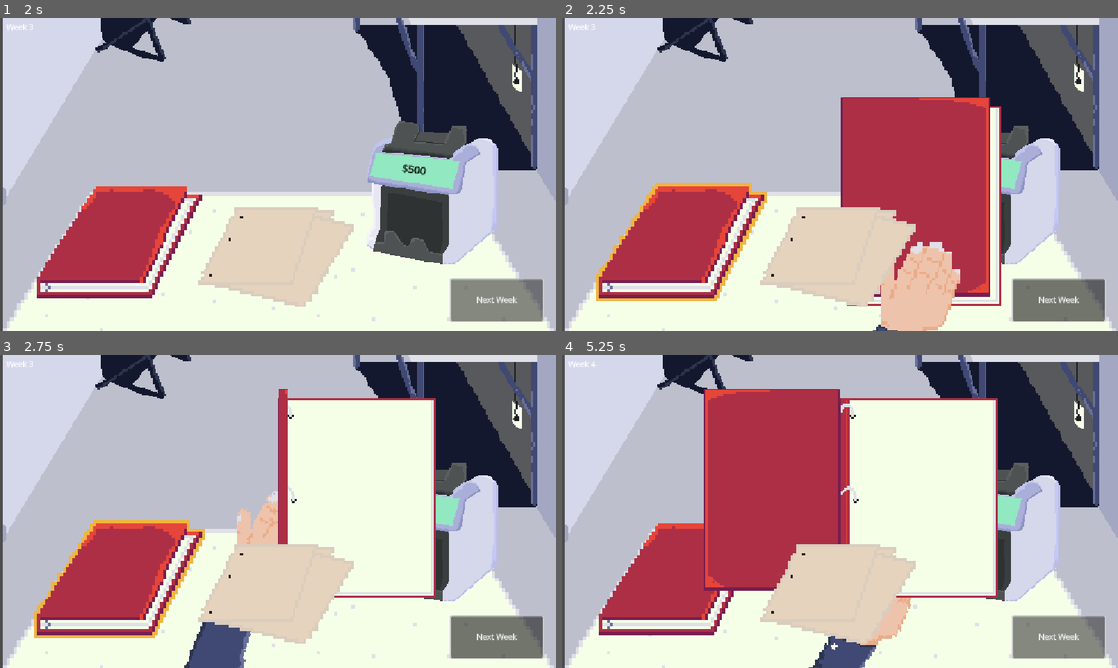
Above: before the commit, frames 1-4 (two rows, left to right).
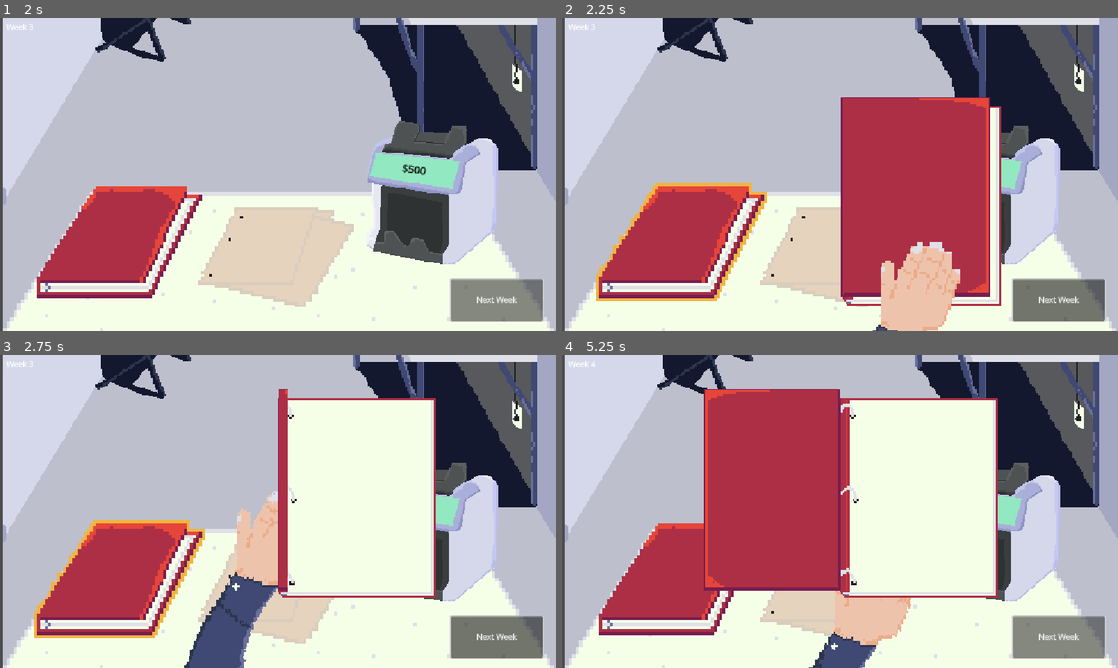
Above: after the commit, the same moments.

Repository: deruitda/ludum-dare-58
Game: Godot game, scene res://main.tscn
The game is run twice, just before and just after one commit, with the same random seed, the same clock (stepped at 60 frames per second) and the same inputs.
Inputs (mouse positions are in pixels of both pictures, inside the frame that each line leads up to):
- Up to frame 1 (2 s): click "Next Week" at 0.5 s; click "Next Week" at 1.25 s
- Up to frame 2 (2.25 s): click (684, 243) at 2 s
- Up to frame 3 (2.75 s): no input
- Up to frame 4 (5.25 s): click (684, 580) at 2.75 s; click (684, 580) at 3.5 s; click (712, 405) at 4.25 s; click "Next Week" at 5 s

Frame 1 is identical in both runs. In frame 2, 2.9% of the frame differs, in the area x 50-64%, y 60-92%; in frame 3, 3.4%; in frame 4, 3.5%, in the area x 38-64%, y 60-93%.

Commit message:
offers working kinda

Diff:
--- /dev/null
+++ b/desk/NewOffersGridView.tscn
@@ -0,0 +1,39 @@
+[gd_scene load_steps=4 format=3 uid="uid://ba57vblxhkv4w"]
+
+[ext_resource type="Script" uid="uid://b3uxghyod5pwg" path="res://desk/new_offers_grid_view.gd" id="1_ch8ex"]
+[ext_resource type="PackedScene" uid="uid://nu1tyw2jv5yg" path="res://scenes/new_offers_overview.tscn" id="1_e7abu"]
+[ext_resource type="PackedScene" uid="uid://clh5sbrnsfl16" path="res://scenes/x-button.tscn" id="3_2vxl8"]
+
+[node name="NewOffersGridView" type="Control" node_paths=PackedStringArray("offers")]
+layout_mode = 3
+anchors_preset = 0
+offset_left = 3.0
+offset_right = 1156.0
+offset_bottom = 646.0
+script = ExtResource("1_ch8ex")
+offers = [NodePath("NewOffersViews/Offer"), NodePath("NewOffersViews/Offer2"), NodePath("NewOffersViews/Offer3")]
+
+[node name="NewOffersViews" type="HBoxContainer" parent="."]
+layout_mode = 0
+offset_top = 180.0
+offset_right = 1156.0
+offset_bottom = 646.0
+
+[node name="Offer" parent="NewOffersViews" instance=ExtResource("1_e7abu")]
+layout_mode = 2
+
+[node name="Offer2" parent="NewOffersViews" instance=ExtResource("1_e7abu")]
+layout_mode = 2
+
+[node name="Offer3" parent="NewOffersViews" instance=ExtResource("1_e7abu")]
+layout_mode = 2
+
+[node name="CloseOffers" parent="." instance=ExtResource("3_2vxl8")]
+visible = false
+layout_mode = 0
+offset_left = 43.0
+offset_top = 56.0
+offset_right = 100.83264
+offset_bottom = 111.0
+
+[connection signal="pressed" from="CloseOffers" to="." method="_on_close_offers_pressed"]
--- /dev/null
+++ b/desk/new_offers_grid_view.gd
@@ -0,0 +1,65 @@
+extends Control
+
+@export var offers : Array[Offer]
+@onready var close_offers: TextureButton = $CloseOffers
+@onready var new_offers_views: HBoxContainer = $NewOffersViews
+const OFFER = preload("uid://nu1tyw2jv5yg")
+
+
+
+var is_closing_offers: bool = false
+var potential_income_streams : Array[IncomeStream]
+var curr_offer_index = 0
+
+func _ready() -> void:
+	SignalBus.offer_accepted.connect(remove_offer_view)
+	SignalBus.offers_button_press_done.connect(_on_new_offers_offers_button_press_done)
+	SignalBus.offer_anim_done.connect(_on_new_offer_offer_anim_done)
+
+func remove_offer_view(acceptedOfferType: Variant) -> void:
+	for offer in offers:
+		if acceptedOfferType is Worker:
+			if offer.worker_data.name == acceptedOfferType.name:
+				offer.visible = false
+		if acceptedOfferType is IncomeStream:
+			if offer.income_stream.name == acceptedOfferType.name:
+				offer.visible = false
+
+func _on_new_offers_offers_button_press_done() -> void:
+	potential_income_streams = PotentialIncomeStreamManager.get_potential_income_streams()
+
+	var index = 0
+	for stream in potential_income_streams:
+		offers[index].show_income_offer(stream)
+		index += 1
+
+	close_offers.visible = true
+	visible = true
+	curr_offer_index = 0
+
+func _on_new_offer_offer_anim_done() -> void:
+	curr_offer_index += 1
+
+	# we've animated all our offers
+	if curr_offer_index >= len(offers):
+
+		# put the offers back on the table
+		if is_closing_offers:
+			visible = false
+			SignalBus.offers_closed.emit()
+
+		close_offers.visible = !is_closing_offers
+		is_closing_offers = false
+		return
+
+	if !is_closing_offers:
+		offers[curr_offer_index].show_income_offer(potential_income_streams[curr_offer_index])
+	else:
+		offers[curr_offer_index].hide_offer()
+
+
+func _on_close_offers_pressed() -> void:
+	close_offers.visible = false
+	is_closing_offers = true
+	curr_offer_index = 0
+	offers[curr_offer_index].hide_offer()
--- a/desk/room.gd
+++ b/desk/room.gd
@@ -3,14 +3,8 @@
 
 @onready var binder: Binder = $Binder
 @onready var week_label: Label = $WeekLabel
-@onready var new_offers_views: HBoxContainer = $NewOffersViews
-@export var offers : Array[Offer]
 @onready var close_offers: TextureButton = $CloseOffers
 @onready var new_offers_button: AnimatedSprite2D = $NewOffers
-
-var is_closing_offers: bool = false
-var potential_income_streams : Array[IncomeStream]
-var curr_offer_index = 0
 
 func _ready() -> void:
 	set_week_label()
@@ -27,38 +21,3 @@
 func _on_binder_button_button_pressed() -> void:
 	binder.open_binder()
 	pass # Replace with function body.
-
-
-func _on_new_offers_offers_button_press_done() -> void:
-	potential_income_streams = PotentialIncomeStreamManager.get_potential_income_streams()
-
-	new_offers_views.visible = true
-	curr_offer_index = 0
-	offers[curr_offer_index].show_income_offer(potential_income_streams[curr_offer_index])
-
-func _on_new_offer_offer_anim_done() -> void:
-	curr_offer_index += 1
-
-	# we've animated all our offers
-	if curr_offer_index >= len(offers):
-
-		# put the offers back on the table
-		if is_closing_offers:
-			new_offers_views.visible = false
-			new_offers_button.place_offers()
-
-		close_offers.visible = !is_closing_offers
-		is_closing_offers = false
-		return
-
-	if !is_closing_offers:
-		offers[curr_offer_index].show_income_offer(potential_income_streams[curr_offer_index])
-	else:
-		offers[curr_offer_index].hide_offer()
-
-
-func _on_close_offers_pressed() -> void:
-	close_offers.visible = false
-	is_closing_offers = true
-	curr_offer_index = 0
-	offers[curr_offer_index].hide_offer()
--- a/desk/room.tscn
+++ b/desk/room.tscn
@@ -9,12 +9,11 @@
 [ext_resource type="PackedScene" uid="uid://bmyba0ficifug" path="res://scenes/new_offers.tscn" id="9_bil3o"]
 [ext_resource type="PackedScene" uid="uid://b4uimt1clhey4" path="res://scenes/ceiling-fan.tscn" id="9_x1u2a"]
 [ext_resource type="PackedScene" uid="uid://d0asi7pvmfh83" path="res://desk/buttons/binder_button.tscn" id="10_bil3o"]
-[ext_resource type="PackedScene" uid="uid://nu1tyw2jv5yg" path="res://scenes/new_offers_overview.tscn" id="10_jo3hx"]
-[ext_resource type="PackedScene" uid="uid://clh5sbrnsfl16" path="res://scenes/x-button.tscn" id="11_jo3hx"]
+[ext_resource type="PackedScene" uid="uid://ba57vblxhkv4w" path="res://desk/NewOffersGridView.tscn" id="11_26u5u"]
 
 [node name="Room" type="Node2D" node_paths=PackedStringArray("offers")]
 script = ExtResource("1_bs3hi")
-offers = [NodePath("NewOffersViews/PanelContainer/NewOffer"), NodePath("NewOffersViews/PanelContainer2/NewOffer"), NodePath("NewOffersViews/PanelContainer3/NewOffer")]
+offers = [null, null, null]
 
 [node name="Camera2D" type="Camera2D" parent="."]
 position = Vector2(581, 322)
@@ -43,6 +42,10 @@
 offset_bottom = 625.0
 text = "Next Week"
 
+[node name="NewOffers" parent="." instance=ExtResource("9_bil3o")]
+position = Vector2(568, 344)
+scale = Vector2(5.7535934, 5.7535934)
+
 [node name="WeekLabel" type="Label" parent="."]
 offset_left = 18.0
 offset_top = 6.0
@@ -63,51 +66,8 @@
 position = Vector2(1006, 138)
 scale = Vector2(0.55738956, 0.5596341)
 
-[node name="NewOffers" parent="." instance=ExtResource("9_bil3o")]
-position = Vector2(568, 344)
-scale = Vector2(5.7535934, 5.7535934)
-
-[node name="CloseOffers" parent="." instance=ExtResource("11_jo3hx")]
+[node name="NewOffersViews" parent="." instance=ExtResource("11_26u5u")]
 visible = false
-offset_left = 53.0
-offset_top = 39.0
-offset_right = 117.0
-offset_bottom = 103.0
-
-[node name="NewOffersViews" type="HBoxContainer" parent="."]
-visible = false
-offset_top = 180.0
-offset_right = 1156.0
-offset_bottom = 646.0
-
-[node name="PanelContainer" type="Control" parent="NewOffersViews"]
-layout_mode = 2
-size_flags_horizontal = 3
-
-[node name="NewOffer" parent="NewOffersViews/PanelContainer" instance=ExtResource("10_jo3hx")]
-position = Vector2(222, 243)
-animation = &"empty"
-
-[node name="PanelContainer2" type="Control" parent="NewOffersViews"]
-layout_mode = 2
-size_flags_horizontal = 3
-
-[node name="NewOffer" parent="NewOffersViews/PanelContainer2" instance=ExtResource("10_jo3hx")]
-position = Vector2(222, 243)
-animation = &"empty"
-
-[node name="PanelContainer3" type="Control" parent="NewOffersViews"]
-layout_mode = 2
-size_flags_horizontal = 3
-
-[node name="NewOffer" parent="NewOffersViews/PanelContainer3" instance=ExtResource("10_jo3hx")]
-position = Vector2(222, 243)
-animation = &"empty"
 
 [connection signal="button_pressed" from="Background/BinderButton" to="." method="_on_binder_button_button_pressed"]
 [connection signal="button_up" from="ProgressButton" to="." method="_on_progress_button_click"]
-[connection signal="offers_button_press_done" from="NewOffers" to="." method="_on_new_offers_offers_button_press_done"]
-[connection signal="pressed" from="CloseOffers" to="." method="_on_close_offers_pressed"]
-[connection signal="offer_anim_done" from="NewOffersViews/PanelContainer/NewOffer" to="." method="_on_new_offer_offer_anim_done"]
-[connection signal="offer_anim_done" from="NewOffersViews/PanelContainer2/NewOffer" to="." method="_on_new_offer_offer_anim_done"]
-[connection signal="offer_anim_done" from="NewOffersViews/PanelContainer3/NewOffer" to="." method="_on_new_offer_offer_anim_done"]
--- a/managers/IncomeStreamsManagers/potential_income_stream_manager.gd
+++ b/managers/IncomeStreamsManagers/potential_income_stream_manager.gd
@@ -53,3 +53,7 @@
 	remove_child(income_stream)
 	income_stream_accepted.emit(income_stream)
 	return income_stream
+
+func accept_income_stream(incomeStream: IncomeStream) -> void:
+	remove_child(incomeStream)
+	income_stream_accepted.emit(incomeStream)
--- a/scenes/new_offers.gd
+++ b/scenes/new_offers.gd
@@ -1,10 +1,12 @@
 extends AnimatedSprite2D
 
-signal offers_button_press_done()
 @onready var area_2d: Area2D = $Area2D
 @onready var audio_stream_player_2d: AudioStreamPlayer2D = $AudioStreamPlayer2D
 
 var isPlaying: bool = false
+
+func _ready() -> void:
+	SignalBus.offers_closed.connect(place_offers)
 
 func place_offers() -> void:
 	if !isPlaying:
@@ -30,7 +32,7 @@
 
 func _on_animation_finished() -> void:
 	if animation == "me_take":
-		offers_button_press_done.emit()
+		SignalBus.offers_button_press_done.emit()
 
 	if animation == "me_give":
 		area_2d.visible = true
--- a/scenes/new_offers_overview.gd
+++ b/scenes/new_offers_overview.gd
@@ -1,41 +1,65 @@
-extends AnimatedSprite2D
+extends Control
 
 class_name Offer
 @onready var worker_view: WorkerView = $WorkerView
 @onready var income_stream_view: IncomeStreamView = $IncomeStreamView
-
+@onready var accept_income_stream_button: TextureButton = $AcceptIncomeStreamButton
+@onready var hire_worker_button: TextureButton = $HireWorkerButton
+@onready var animation: AnimatedSprite2D = $Animation
+var income_stream: IncomeStream
+var worker_data: Worker
 var isWorker : bool = false
-
-signal offer_anim_done()
 
 func show_worker_offer(worker: Worker) -> void:
 	isWorker = true
-	worker_view.set_worker(worker)
+	worker_data = worker
+
 	show_offer()
 	pass
 
 func show_income_offer(incomeStream: IncomeStream) -> void:
 	isWorker = false
-	income_stream_view.set_income_stream(incomeStream)
+
+	income_stream = incomeStream
 	show_offer()
 	pass
 
 func show_offer() -> void:
-	play("show")
+	if !isWorker:
+		income_stream_view.set_income_stream(income_stream)
+	else:
+		worker_view.set_worker(worker_data)
+	animation.play("show")
 
 func hide_offer() -> void:
 	income_stream_view.visible = false
 	worker_view.visible = false
-	play("hide")
+	accept_income_stream_button.visible = false
+	hire_worker_button.visible = false
+	animation.play("hide")
 
 
 func _on_animation_finished() -> void:
-	offer_anim_done.emit()
-	if animation == "show":
+	SignalBus.offer_anim_done.emit()
+	if animation.animation == "show":
 		if isWorker:
+			accept_income_stream_button.visible = false
+			hire_worker_button.visible = true
 			income_stream_view.visible = false
 			worker_view.visible = true
 
 		if !isWorker:
+			accept_income_stream_button.visible = true
+			hire_worker_button.visible = false
 			income_stream_view.visible = true
 			worker_view.visible = false
+
+
+
+func _on_accept_income_stream_button_pressed() -> void:
+	PotentialIncomeStreamManager.accept_income_stream(income_stream)
+	SignalBus.offer_accepted.emit(income_stream)
+
+func _on_hire_worker_button_pressed() -> void:
+	WorkerManager.hire_worker(worker_data)
+	SignalBus.offer_accepted.emit(worker_data)
--- a/scenes/new_offers_overview.tscn
+++ b/scenes/new_offers_overview.tscn
@@ -1,9 +1,13 @@
-[gd_scene load_steps=48 format=3 uid="uid://nu1tyw2jv5yg"]
+[gd_scene load_steps=52 format=3 uid="uid://nu1tyw2jv5yg"]
 
 [ext_resource type="Texture2D" uid="uid://dsp2iubqbrmub" path="res://assets/final/paper.png" id="1_vrjig"]
 [ext_resource type="Script" uid="uid://c6oxf5mwxdus" path="res://scenes/new_offers_overview.gd" id="2_iauyw"]
 [ext_resource type="PackedScene" uid="uid://euex01opw2ii" path="res://ui/income_stream_view.tscn" id="3_sk82e"]
 [ext_resource type="PackedScene" uid="uid://cxh3bwtvp3el1" path="res://ui/worker_view.tscn" id="4_eeppm"]
+[ext_resource type="Texture2D" uid="uid://t16adebrr2qk" path="res://assets/final/binder-button.png" id="5_eeppm"]
+[ext_resource type="Texture2D" uid="uid://d4jm3m5g7ioux" path="res://assets/final/binder-button-selected.png" id="6_j0b1c"]
+[ext_resource type="Texture2D" uid="uid://butegaonl7dfb" path="res://assets/final/binder-button-highlighted.png" id="7_xktrq"]
+[ext_resource type="Texture2D" uid="uid://dhjtbycxyo2gb" path="res://assets/final/binder-button-selected-export.png" id="8_vjn4g"]
 
 [sub_resource type="AtlasTexture" id="AtlasTexture_1lnr7"]
 atlas = ExtResource("1_vrjig")
@@ -322,21 +326,92 @@
 "speed": 15.0
 }]
 
-[node name="NewOffer" type="AnimatedSprite2D"]
+[node name="Offer" type="Control"]
+layout_mode = 3
+anchors_preset = 0
+offset_right = 265.0
+offset_bottom = 454.0
+size_flags_horizontal = 3
+script = ExtResource("2_iauyw")
+
+[node name="Animation" type="AnimatedSprite2D" parent="."]
+position = Vector2(132, 226)
 sprite_frames = SubResource("SpriteFrames_5d17c")
 animation = &"hide"
 autoplay = "empty"
-script = ExtResource("2_iauyw")
 
 [node name="IncomeStreamView" parent="." instance=ExtResource("3_sk82e")]
 visible = false
-position = Vector2(-123, -220)
+position = Vector2(19, 32)
 
 [node name="WorkerView" parent="." instance=ExtResource("4_eeppm")]
 visible = false
-offset_left = -112.0
-offset_top = -220.0
-offset_right = 128.0
-offset_bottom = -44.0
-
-[connection signal="animation_finished" from="." to="." method="_on_animation_finished"]
+layout_mode = 0
+offset_left = 22.0
+offset_top = 38.0
+offset_right = 262.0
+offset_bottom = 214.0
+
+[node name="AcceptIncomeStreamButton" type="TextureButton" parent="."]
+visible = false
+layout_mode = 0
+offset_left = 66.0
+offset_top = 204.0
+offset_right = 192.0
+offset_bottom = 268.0
+texture_normal = ExtResource("5_eeppm")
+texture_pressed = ExtResource("6_j0b1c")
+texture_hover = ExtResource("7_xktrq")
+texture_disabled = ExtResource("8_vjn4g")
+stretch_mode = 0
+
+[node name="Label" type="Label" parent="AcceptIncomeStreamButton"]
+layout_mode = 1
+anchors_preset = 8
+anchor_left = 0.5
+anchor_top = 0.5
+anchor_right = 0.5
+anchor_bottom = 0.5
+offset_left = -48.5
+offset_top = -11.5
+offset_right = 48.5
+offset_bottom = 11.5
+grow_horizontal = 2
+grow_vertical = 2
+theme_override_colors/font_color = Color(0, 0, 0, 1)
+text = "Accept Offer"
+horizontal_alignment = 1
+
+[node name="HireWorkerButton" type="TextureButton" parent="."]
+visible = false
+layout_mode = 0
+offset_left = 66.0
+offset_top = 205.0
+offset_right = 192.0
+offset_bottom = 269.0
+texture_normal = ExtResource("5_eeppm")
+texture_pressed = ExtResource("6_j0b1c")
+texture_hover = ExtResource("7_xktrq")
+texture_disabled = ExtResource("8_vjn4g")
+stretch_mode = 0
+
+[node name="Label" type="Label" parent="HireWorkerButton"]
+layout_mode = 1
+anchors_preset = 8
+anchor_left = 0.5
+anchor_top = 0.5
+anchor_right = 0.5
+anchor_bottom = 0.5
+offset_left = -48.5
+offset_top = -11.5
+offset_right = 48.5
+offset_bottom = 11.5
+grow_horizontal = 2
+grow_vertical = 2
+theme_override_colors/font_color = Color(0, 0, 0, 1)
+text = "Hire"
+horizontal_alignment = 1
+
+[connection signal="animation_finished" from="Animation" to="." method="_on_animation_finished"]
+[connection signal="pressed" from="AcceptIncomeStreamButton" to="Animation" method="_on_accept_income_stream_button_pressed"]
+[connection signal="pressed" from="HireWorkerButton" to="Animation" method="_on_hire_worker_button_pressed"]
--- a/scenes/x-button.tscn
+++ b/scenes/x-button.tscn
@@ -1,12 +1,14 @@
-[gd_scene load_steps=3 format=3 uid="uid://clh5sbrnsfl16"]
+[gd_scene load_steps=4 format=3 uid="uid://clh5sbrnsfl16"]
 
 [ext_resource type="Texture2D" uid="uid://coereuv3aohrc" path="res://assets/final/x.png" id="1_cykar"]
 [ext_resource type="Texture2D" uid="uid://cqfkoyh8u15ie" path="res://assets/final/x-pressed.png" id="2_dsgsp"]
+[ext_resource type="Texture2D" uid="uid://fiw6yw6n6b5j" path="res://assets/final/x-hover.png" id="3_dsgsp"]
 
 [node name="X-Button" type="TextureButton"]
 offset_right = 64.0
 offset_bottom = 64.0
 texture_normal = ExtResource("1_cykar")
 texture_pressed = ExtResource("2_dsgsp")
+texture_hover = ExtResource("3_dsgsp")
 ignore_texture_size = true
 stretch_mode = 0
--- a/signal_buses/signal_bus.gd
+++ b/signal_buses/signal_bus.gd
@@ -2,3 +2,7 @@
 
 signal money_changed
 signal week_changed
+signal offer_accepted(offer: Variant)
+signal offers_button_press_done()
+signal offer_anim_done()
+signal offers_closed()
Not shown, added: desk/new_offers_grid_view.gd.uid
Not shown: 1 places in desk/room.tscn that only renumber resources
